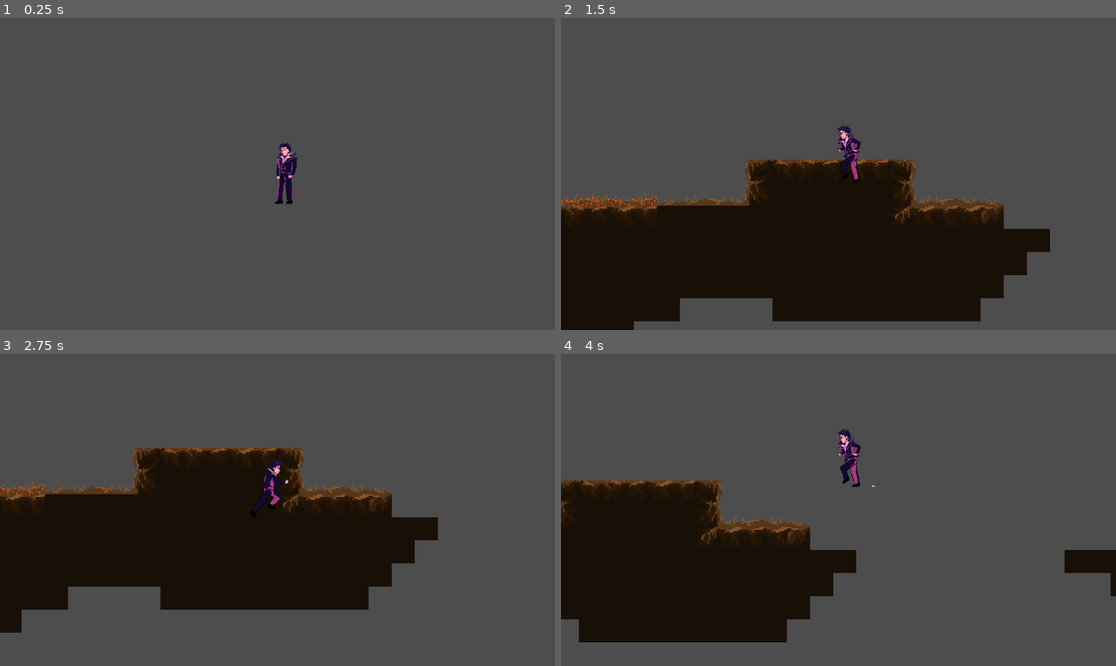
Above: before the commit, frames 1-4 (two rows, left to right).
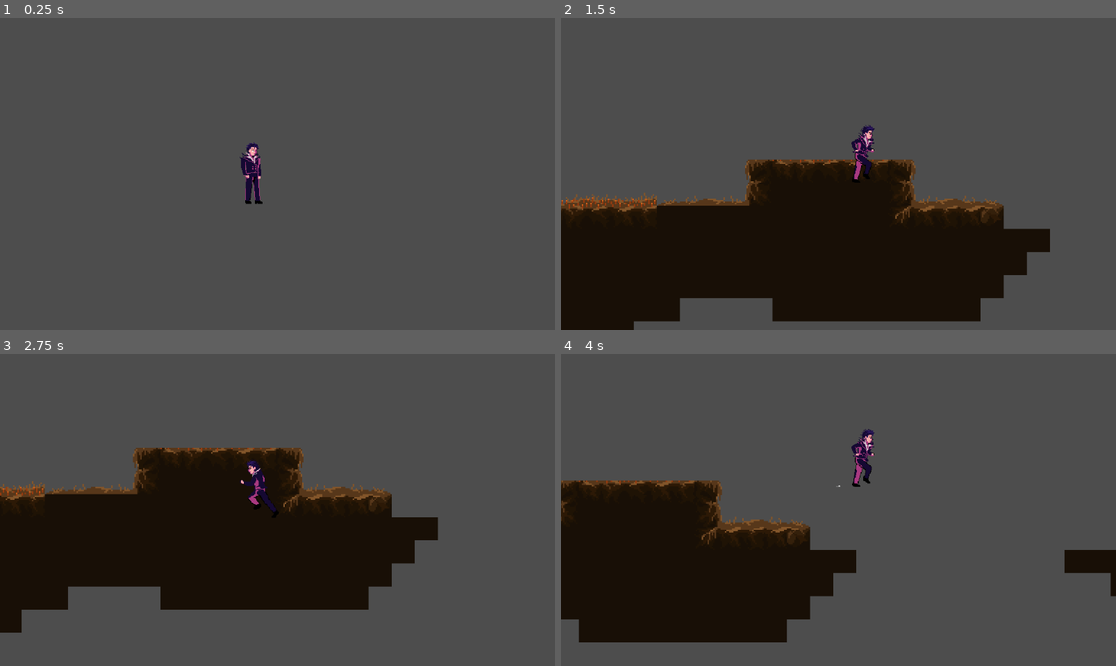
Above: after the commit, the same moments.

Repository: Asakara-Game-Dev/PriaKemasukan
Game: Godot game, scene res://scene/main.tscn
Two runs of this game, one before a commit and one after it. Both use one fixed random seed, a clock stepped at 60 frames per second and the inputs below.
Inputs:
- Up to frame 1 (0.25 s): no input
- Up to frame 2 (1.5 s): hold Right (move_right) from 0.53 s (still down); tap Up (jump) at 0.77 s
- Up to frame 3 (2.75 s): tap Up (jump) at 1.52 s; release Right (move_right) at 2.03 s; hold Left (move_left) from 2.03 s (still down)
- Up to frame 4 (4 s): release Left (move_left) at 2.78 s; hold Right (move_right) from 2.78 s (still down); tap Up (jump) at 3.02, 3.77 s

The runs differ from the first frame. In frame 1, 1.0% of the frame differs, in the area x 43-54%, y 39-60%; in frame 2, 0.7%; in frame 3, 0.7%; in frame 4, 0.8%.

Commit message:
update

Diff:
--- a/Proyek Maull/proyek pt2/osiris-pernah-mati/scene/player.tscn
+++ b/Proyek Maull/proyek pt2/osiris-pernah-mati/scene/player.tscn
@@ -2,8 +2,8 @@
 
 [ext_resource type="Script" uid="uid://dd3enh2x4imut" path="res://scene/player.gd" id="1_fvtld"]
 [ext_resource type="Texture2D" uid="uid://dkvqhfp56iob1" path="res://assets/Main Charakter/Attack/Mas MC Basic Attack 2x.png" id="1_xo3ru"]
-[ext_resource type="Texture2D" uid="uid://b3vvbg4ouce4s" path="res://assets/Main Charakter/Idle/Mas MC Idle.png" id="2_hjaqi"]
-[ext_resource type="Texture2D" uid="uid://m5spil610j1w" path="res://assets/Main Charakter/Running/Mas MC Running160525.png" id="4_ct4mp"]
+[ext_resource type="Texture2D" uid="uid://bqjko01u3baey" path="res://assets/Main Charakter/Idle/Mas MC Idle - Copy.png" id="3_ct4mp"]
+[ext_resource type="Texture2D" uid="uid://cygg6twwcny87" path="res://assets/Main Charakter/Running/Mas MC Running160525 - Copy.png" id="4_s4jxa"]
 
 [sub_resource type="AtlasTexture" id="AtlasTexture_hjaqi"]
 atlas = ExtResource("1_xo3ru")
@@ -30,75 +30,75 @@
 region = Rect2(0, 11250, 2250, 2250)
 
 [sub_resource type="AtlasTexture" id="AtlasTexture_g2vtq"]
-atlas = ExtResource("2_hjaqi")
+atlas = ExtResource("3_ct4mp")
 region = Rect2(0, 0, 1700, 1400)
 
 [sub_resource type="AtlasTexture" id="AtlasTexture_2fvbb"]
-atlas = ExtResource("2_hjaqi")
+atlas = ExtResource("3_ct4mp")
 region = Rect2(0, 1400, 1700, 1400)
 
 [sub_resource type="AtlasTexture" id="AtlasTexture_ml7e8"]
-atlas = ExtResource("2_hjaqi")
+atlas = ExtResource("3_ct4mp")
 region = Rect2(0, 2800, 1700, 1400)
 
 [sub_resource type="AtlasTexture" id="AtlasTexture_ihjo1"]
-atlas = ExtResource("2_hjaqi")
+atlas = ExtResource("3_ct4mp")
 region = Rect2(0, 4200, 1700, 1400)
 
 [sub_resource type="AtlasTexture" id="AtlasTexture_dk1vr"]
-atlas = ExtResource("2_hjaqi")
+atlas = ExtResource("3_ct4mp")
 region = Rect2(0, 5600, 1700, 1400)
 
 [sub_resource type="AtlasTexture" id="AtlasTexture_34jf3"]
-atlas = ExtResource("2_hjaqi")
+atlas = ExtResource("3_ct4mp")
 region = Rect2(0, 7000, 1700, 1400)
 
 [sub_resource type="AtlasTexture" id="AtlasTexture_u7b46"]
-atlas = ExtResource("2_hjaqi")
+atlas = ExtResource("3_ct4mp")
 region = Rect2(0, 8400, 1700, 1400)
 
 [sub_resource type="AtlasTexture" id="AtlasTexture_j4wxg"]
-atlas = ExtResource("2_hjaqi")
+atlas = ExtResource("3_ct4mp")
 region = Rect2(0, 9800, 1700, 1400)
 
 [sub_resource type="AtlasTexture" id="AtlasTexture_bup7g"]
-atlas = ExtResource("2_hjaqi")
+atlas = ExtResource("3_ct4mp")
 region = Rect2(0, 11200, 1700, 1400)
 
 [sub_resource type="AtlasTexture" id="AtlasTexture_4ja17"]
-atlas = ExtResource("2_hjaqi")
+atlas = ExtResource("3_ct4mp")
 region = Rect2(0, 12600, 1700, 1400)
 
 [sub_resource type="AtlasTexture" id="AtlasTexture_v4iqv"]
-atlas = ExtResource("4_ct4mp")
+atlas = ExtResource("4_s4jxa")
 region = Rect2(0, 0, 1700, 1400)
 
 [sub_resource type="AtlasTexture" id="AtlasTexture_42h83"]
-atlas = ExtResource("4_ct4mp")
+atlas = ExtResource("4_s4jxa")
 region = Rect2(0, 1400, 1700, 1400)
 
 [sub_resource type="AtlasTexture" id="AtlasTexture_iuf2t"]
-atlas = ExtResource("4_ct4mp")
+atlas = ExtResource("4_s4jxa")
 region = Rect2(0, 2800, 1700, 1400)
 
 [sub_resource type="AtlasTexture" id="AtlasTexture_jrjdb"]
-atlas = ExtResource("4_ct4mp")
+atlas = ExtResource("4_s4jxa")
 region = Rect2(0, 4200, 1700, 1400)
 
 [sub_resource type="AtlasTexture" id="AtlasTexture_kk4ol"]
-atlas = ExtResource("4_ct4mp")
+atlas = ExtResource("4_s4jxa")
 region = Rect2(0, 5600, 1700, 1400)
 
 [sub_resource type="AtlasTexture" id="AtlasTexture_4reak"]
-atlas = ExtResource("4_ct4mp")
+atlas = ExtResource("4_s4jxa")
 region = Rect2(0, 7000, 1700, 1400)
 
 [sub_resource type="AtlasTexture" id="AtlasTexture_wt23p"]
-atlas = ExtResource("4_ct4mp")
+atlas = ExtResource("4_s4jxa")
 region = Rect2(0, 8400, 1700, 1400)
 
 [sub_resource type="AtlasTexture" id="AtlasTexture_k8m7u"]
-atlas = ExtResource("4_ct4mp")
+atlas = ExtResource("4_s4jxa")
 region = Rect2(0, 9800, 1700, 1400)
 
 [sub_resource type="SpriteFrames" id="SpriteFrames_4qnqm"]
@@ -207,10 +207,8 @@
 position = Vector2(-4, 15)
 scale = Vector2(0.04, 0.04)
 sprite_frames = SubResource("SpriteFrames_4qnqm")
-animation = &"idle"
+animation = &"running"
 autoplay = "idle"
-frame = 9
-frame_progress = 1.0
 
 [node name="CollisionShape2D" type="CollisionShape2D" parent="."]
 position = Vector2(8, 20)
Binary file added: Proyek Maull/proyek pt2/osiris-pernah-mati/assets/Main Charakter/Idle/Mas MC Idle - Copy.png
Not shown, added: Proyek Maull/proyek pt2/osiris-pernah-mati/assets/Main Charakter/Idle/Mas MC Idle - Copy.png.import
Binary file added: Proyek Maull/proyek pt2/osiris-pernah-mati/assets/Main Charakter/Running/Mas MC Running160525 - Copy.png
Not shown, added: Proyek Maull/proyek pt2/osiris-pernah-mati/assets/Main Charakter/Running/Mas MC Running160525 - Copy.png.import
